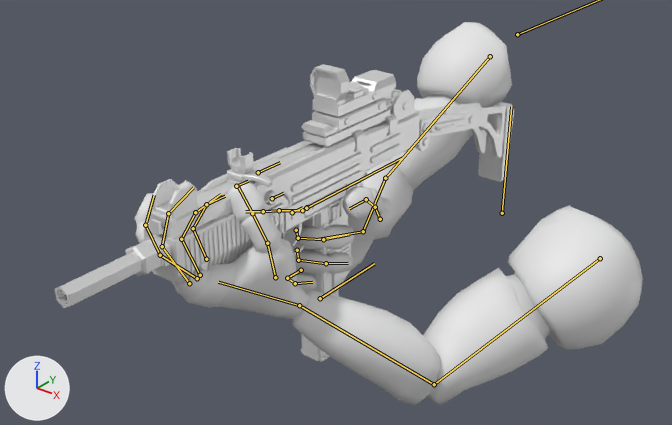
Two versions of the Blender file NBender/animazioni/FP/SMG animazioni.blend, one commit apart.
Camera for both pictures: a 50 mm camera at (0.624, -1.217, 2.057) aimed at (-0.092, -0.323, 1.503). Arrows for +X, +Y and +Z are at lower left; the lights stay in place. Both versions are drawn at frame 0 of the action 'Slide Up'; the numbers are the values there. The bones that bend it are drawn over the model as lines.

Names of what the first picture shows: 'HumanM_BodyMesh', 'Optic_B', 'SMG_M_Barrel', 'SMG_M_BarrelGuard_Rail', 'SMG_M_Bolt', 'SMG_M_CSx', 'SMG_M_Mag', 'SMG_M_Rail', 'SMG_M_Receiver', 'SMG_M_Stock', 'SMG_M_Trigger'.
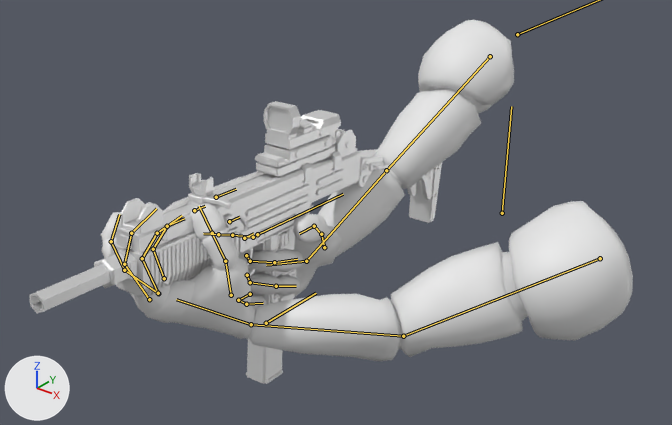
What differs and where, as boxes (x1, y1, x2, y2) in the pictures (672 x 425 px):
'HumanM_BodyMesh', posed (11% shorter)
    before: (134, 22, 643, 405)
    after: (101, 20, 633, 361)
'SMG_M_Receiver', posed (9% narrower, 14% shorter)
    before: (144, 88, 420, 294)
    after: (110, 128, 361, 304)
'SMG_M_Stock', posed (12% narrower, 7% shorter)
    before: (416, 102, 514, 182)
    after: (356, 149, 442, 223)
'Optic_B', posed (10% narrower, 7% shorter)
    before: (310, 64, 396, 130)
    after: (264, 101, 341, 162)
'SMG_M_Barrel', posed (7% narrower, 12% shorter)
    before: (55, 234, 171, 308)
    after: (29, 249, 137, 314)
'SMG_M_Rail', posed (9% narrower, 13% shorter)
    before: (302, 99, 397, 152)
    after: (255, 137, 341, 183)
'SMG_M_Bolt', posed (9% narrower, 7% shorter)
    before: (226, 148, 290, 187)
    after: (187, 173, 245, 209)
'SMG_M_Mag', posed
    before: (301, 289, 339, 361)
    after: (246, 339, 283, 384)
'Optic_B_Lens', posed (8% narrower, 7% shorter)
    before: (314, 70, 339, 98)
    after: (268, 106, 291, 132)
bone 'CB_Gun', root to tip
    before: (307, 207) to (402, 158)
    after: (257, 234) to (343, 194)

The edits, one by one:
Bone 'CB_Gun' (bone_cb_gun) moves from (-0.095, 1.529, 0.379) to (-0.187, 1.461, 0.379).
Bone 'CB_Gun' (bone_cb_gun) turns from (0, 0, 0) to (-5, 0, 5) degrees about its own x, y and z.
